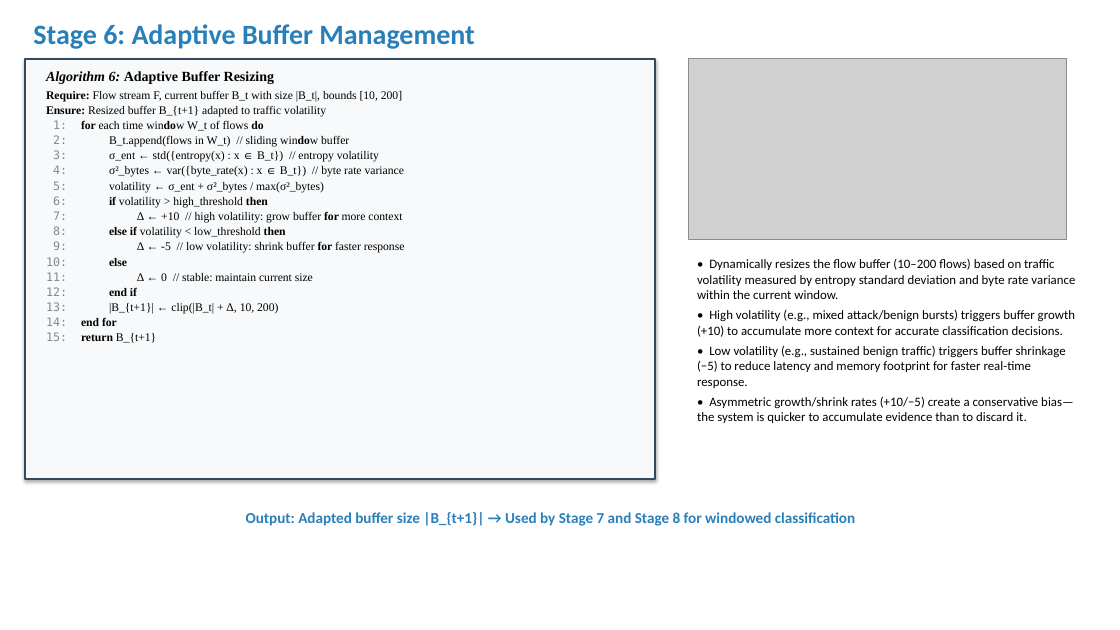
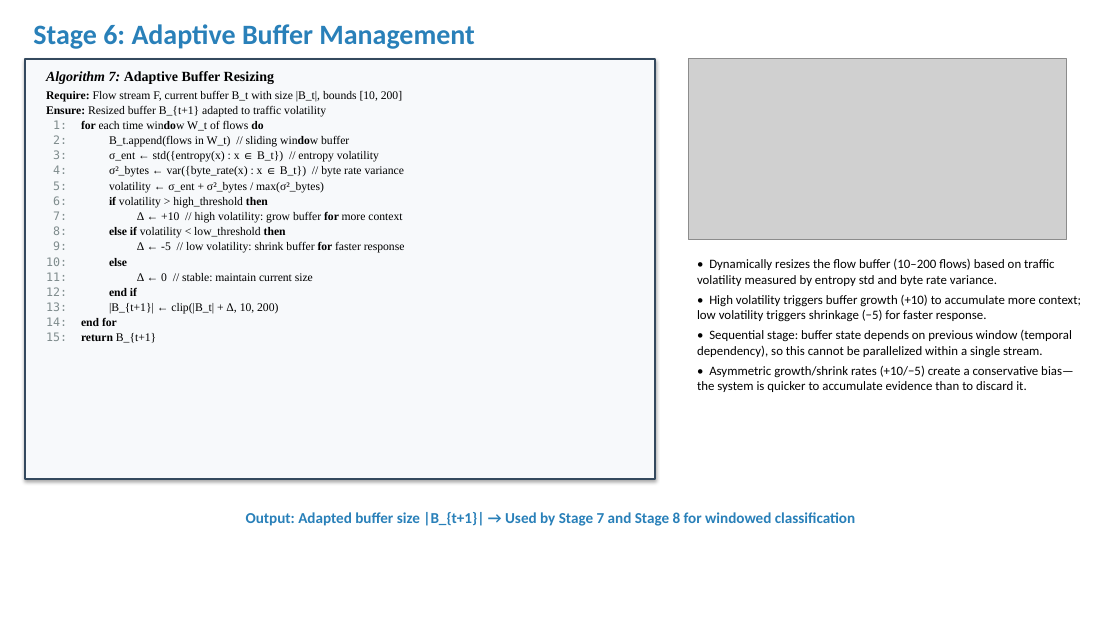
Before and after one commit to pcy12345/adaptive-ids-asrrl, a slide deck: slide 10 of ASRRL_Methodology.pptx (slide 9 before the commit). Drawn at 1120x630 pixels with LibreOffice and Linux fonts; fonts in the diff are those of the drawing; grey boxes stand for pictures. Boxes give left, top, right and bottom in pixels: in the first picture for what was removed or moved away, otherwise in the second. Text is boxed around its words. In the diff, an @@ line names an element or a change of style, - is before the commit and + after.

```diff
--- a/ASRRL_Methodology.pptx
+++ b/ASRRL_Methodology.pptx
@@ text at (46, 71, 274, 84): text changed @@
-Algorithm 6: Adaptive Buffer Resizing
+Algorithm 7: Adaptive Buffer Resizing
@@ text at (697, 259, 1081, 358): text changed @@
-• Dynamically resizes the flow buffer (10–200 flows) based on traffic volatility measured by entropy standard deviation and byte rate variance within the current window.
-• High volatility (e.g., mixed attack/benign bursts) triggers buffer growth (+10) to accumulate more context for accurate classification decisions.
-• Low volatility (e.g., sustained benign traffic) triggers buffer shrinkage (−5) to reduce latency and memory footprint for faster real-time response.
+• Dynamically resizes the flow buffer (10–200 flows) based on traffic volatility measured by entropy std and byte rate variance.
+• High volatility triggers buffer growth (+10) to accumulate more context; low volatility triggers shrinkage (−5) for faster response.
+• Sequential stage: buffer state depends on previous window (temporal dependency), so this cannot be parallelized within a single stream.
```
Also in this commit, not shown: 11 other slides changed, 2 slides added, 1 other file.
